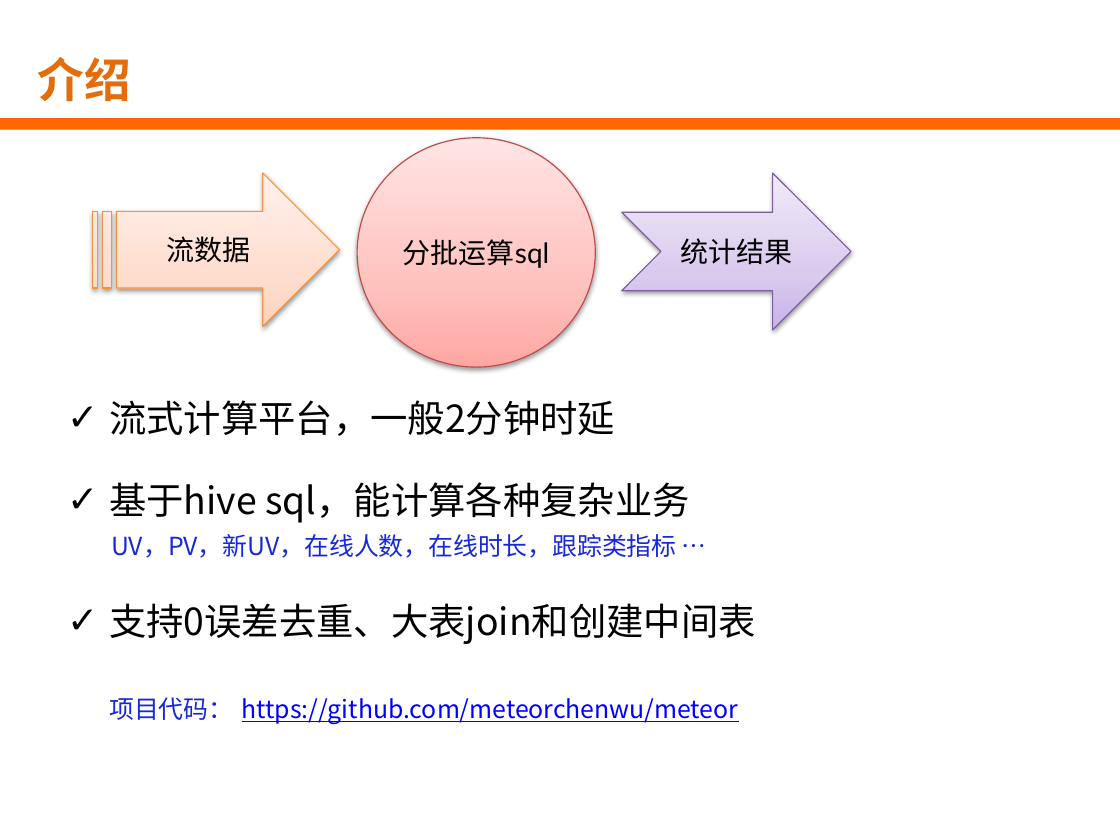
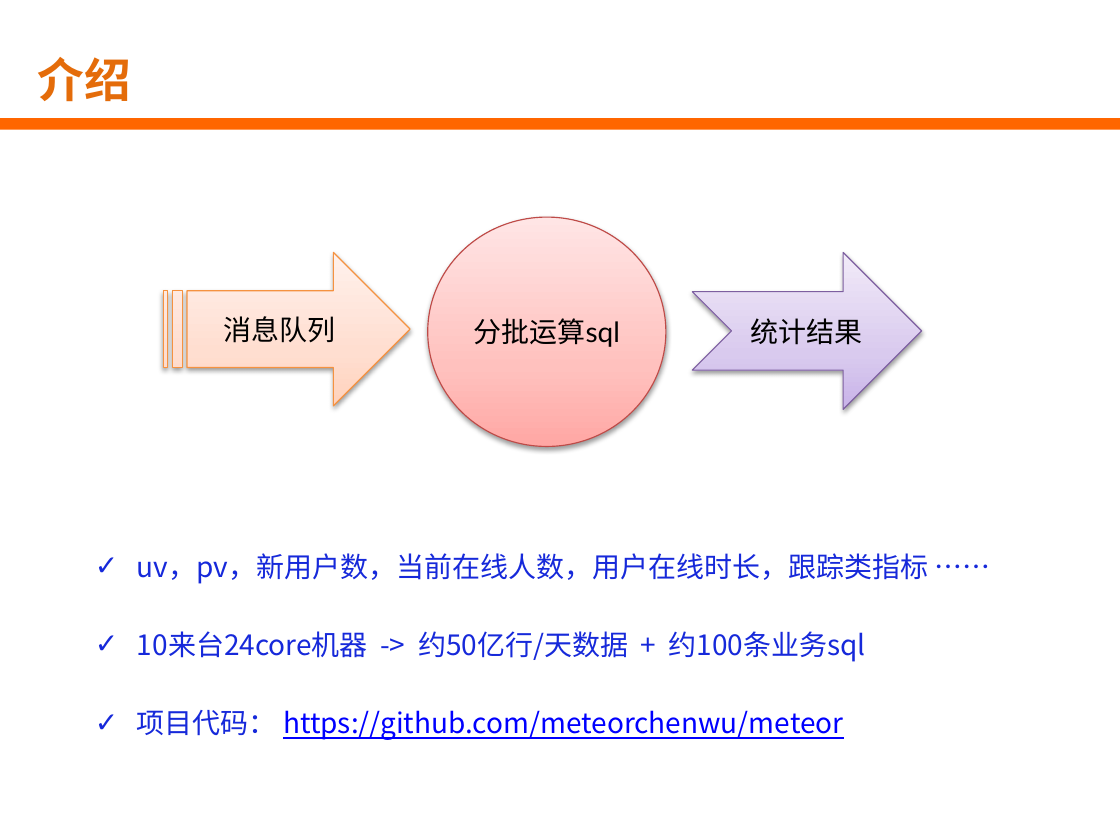
Before and after one commit to HNJame/meteor, a slide deck: slide 2 of doc/ppt/流星实时开发平台介绍.pptx. Drawn at 1120x840 pixels with LibreOffice and Linux fonts; fonts in the diff are those of the drawing; background and template pictures are left out. Boxes give left, top, right and bottom in pixels: in the first picture for what was removed or moved away, otherwise in the second. Text is boxed around its words. In the diff, an @@ line names an element or a change of style, - is before the commit and + after.

```diff
--- a/doc/ppt/流星实时开发平台介绍.pptx
+++ b/doc/ppt/流星实时开发平台介绍.pptx
@@ 1 notched right arrow, 1 ellipse, 1 striped right arrow moved together from (x1=93, y1=138, x2=851, y2=367) to (x1=164, y1=217, x2=922, y2=447) @@
@@ text in striped right arrow at (x1=223, y1=316, x2=335, y2=343): text changed @@
-流数据
+消息队列
@@ text "uv，pv，新用户数，当前在线人数，用户在线时长，跟踪类指标 ……" moved from (x1=109, y1=400, x2=756, y2=724) to (x1=137, y1=553, x2=928, y2=740) @@
@@ text at (x1=137, y1=553, x2=928, y2=662): text changed; size 24 to 18 pt; text colour #000000 to #1629DA @@
-✓ 流式计算平台，一般2分钟时延
-✓ 基于hive sql，能计算各种复杂业务
-UV，PV，新UV，在线人数，在线时长，跟踪类指标 …
-✓ 支持0误差去重、大表join和创建中间表
+✓ uv，pv，新用户数，当前在线人数，用户在线时长，跟踪类指标 ……
+✓ 10来台24core机器 -> 约50亿行/天数据 + 约100条业务sql
@@ text at (x1=137, y1=710, x2=843, y2=740): size 16 to 18 pt in "项目代码： https://github.com/meteorchenwu/meteor"; bullet none to ✓; less space between paragraphs @@
```
Also in this commit, not shown: 3 other slides changed, 11 slides added, 1 slide removed, 1 other file.
